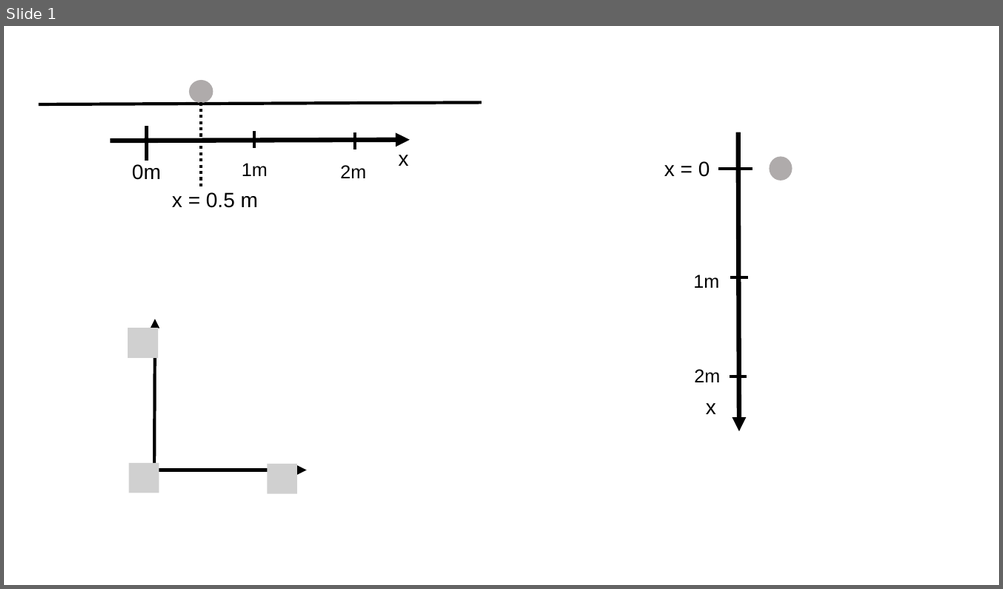
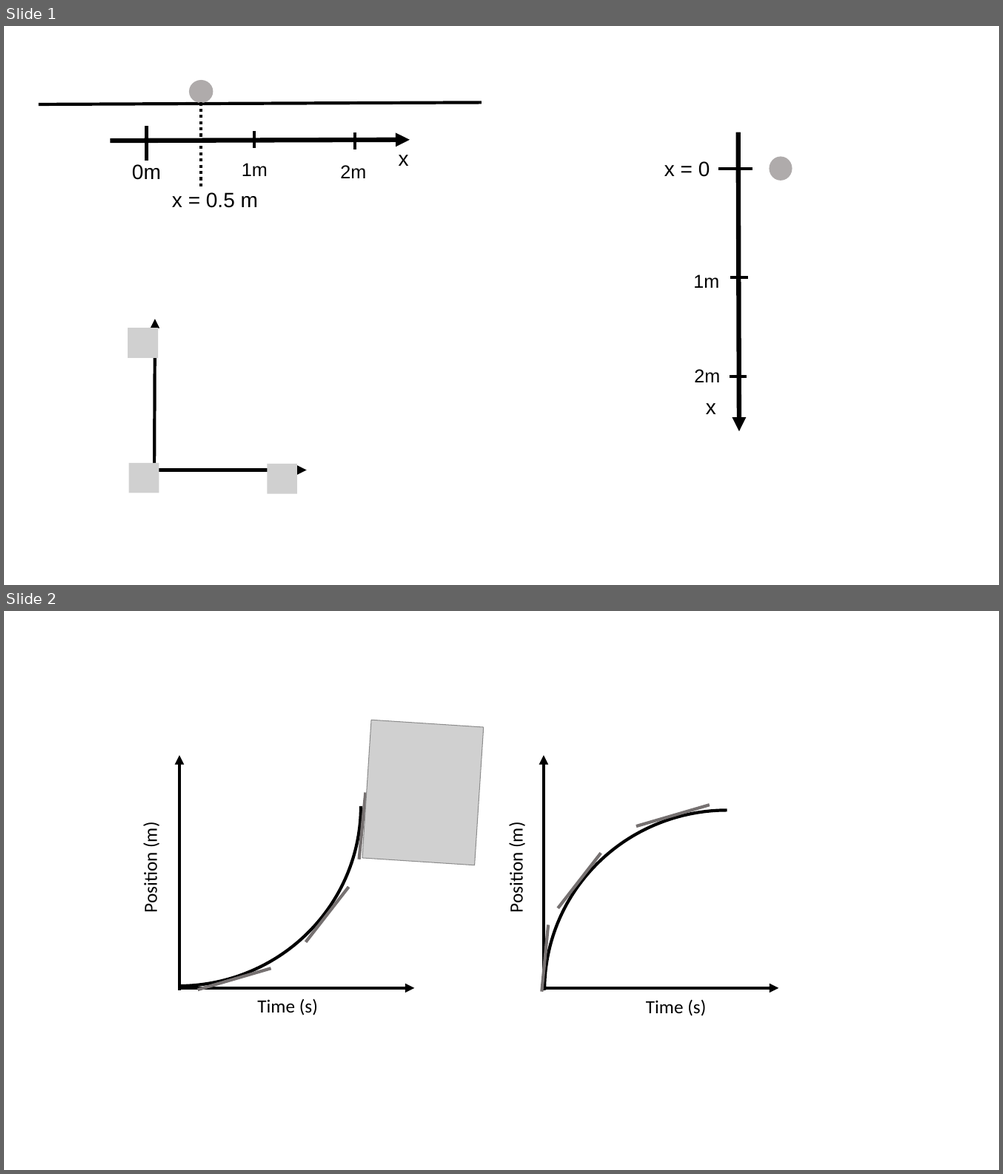
Before and after one commit to OSTP/PhysicsArtofModelling, a slide deck: tex/figures/DescribingMotionIn1D/Figures.pptx. Shown one above the other, each under a label of ours: slide 1 before the commit, slides 1 and 2 after it. The pictures are 1003x589 and 1003x1174 pixels, drawn with LibreOffice and Linux fonts; fonts in the diff are those of the drawing; grey boxes stand for pictures. Boxes give left, top, right and bottom in pixels: in the first picture for what was removed or moved away, otherwise in the second. Text is boxed around its words. In the diff, an @@ line names an element or a change of style, - is before the commit and + after.

```diff
--- a/tex/figures/DescribingMotionIn1D/Figures.pptx
+++ b/tex/figures/DescribingMotionIn1D/Figures.pptx
@@ slide 2 added at (4, 611, 999, 1170), background #FFFFFF @@
@@ picture added at (362, 721, 484, 866) @@
@@ group added at (505, 756, 910, 1170): 3 lines, 2 arrows, 2 texts, 1 arc (boxed as its full ellipse) @@
+Time (s)
+Position (m)
@@ group added at (4, 627, 415, 1016): 3 lines, 2 arrows, 2 texts, 1 arc (boxed as its full ellipse) @@
+Time (s)
+Position (m)
```
Also in this commit, not shown: 4 other slides added, 11 slides removed, 4 other files.
